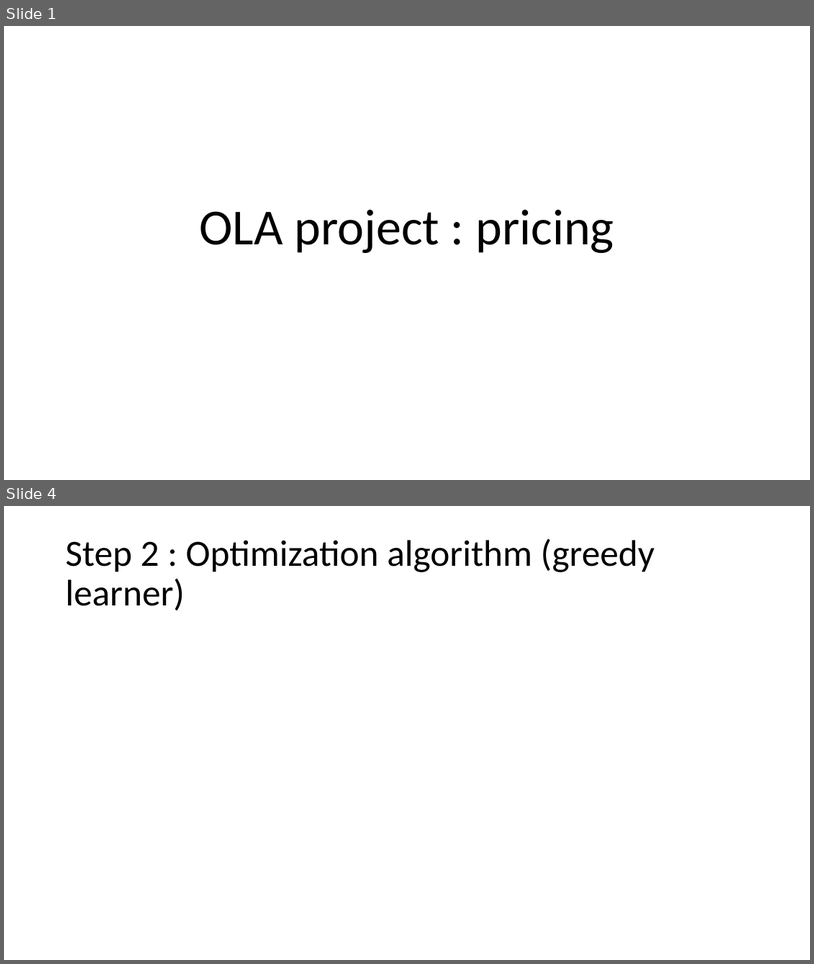
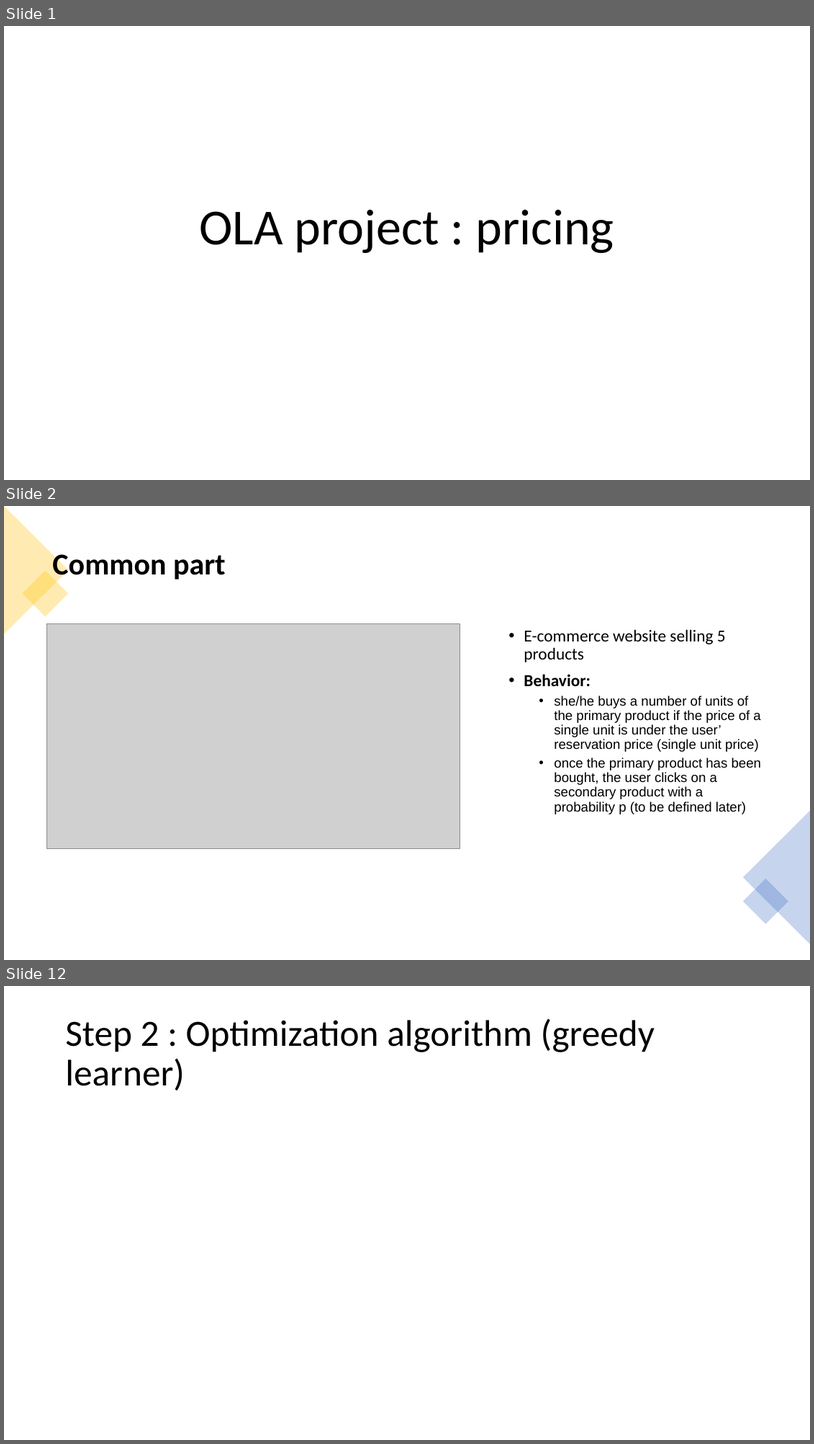
Before and after one commit to Anas-Bahtaoui/Online-Learning, a slide deck: project_slides.pptx. Shown one above the other, each under a label of ours: slides 1 and 4 before the commit, slides 1, 2 and 12 after it; the slides between them are not shown. The pictures are 814x964 and 814x1444 pixels, drawn with LibreOffice and Linux fonts; fonts in the diff are those of the drawing; grey boxes stand for pictures. Boxes give left, top, right and bottom in pixels: in the first picture for what was removed or moved away, otherwise in the second. Text is boxed around its words. In the diff, an @@ line names an element or a change of style, - is before the commit and + after.

```diff
--- a/project_slides.pptx
+++ b/project_slides.pptx
@@ slide 2 added at (x1=4, y1=506, x2=810, y2=960), background #FFFFFF @@
@@ triangle added at (x1=4, y1=506, x2=68, y2=634), fill #FFC000 at 30% opacity @@
@@ title added at (x1=52, y1=554, x2=226, y2=582), 36 pt, text #000000, bold @@
+Common part
@@ rectangle added at (x1=22, y1=571, x2=68, y2=617), fill #FFC000 at 30% opacity @@
@@ picture added at (x1=46, y1=624, x2=460, y2=849) @@
@@ text added at (x1=524, y1=629, x2=761, y2=814), 16 pt, text #000000 @@
+• E-commerce website selling 5 products
+• Behavior:
+  • she/he buys a number of units of the primary product if the price of a single unit is under the user’ reservation price (single unit price)
+  • once the primary product has been bought, the user clicks on a secondary product with a probability p (to be defined later)
@@ triangle added at (x1=744, y1=811, x2=810, y2=944), fill #4472C4 at 30% opacity @@
@@ rectangle added at (x1=743, y1=878, x2=789, y2=924), fill #4472C4 at 30% opacity @@
@@ what was slide 4 is now slide 12 @@
```
Also in this commit, not shown: 1 slide changed, 8 other slides added, 1 slide removed.
